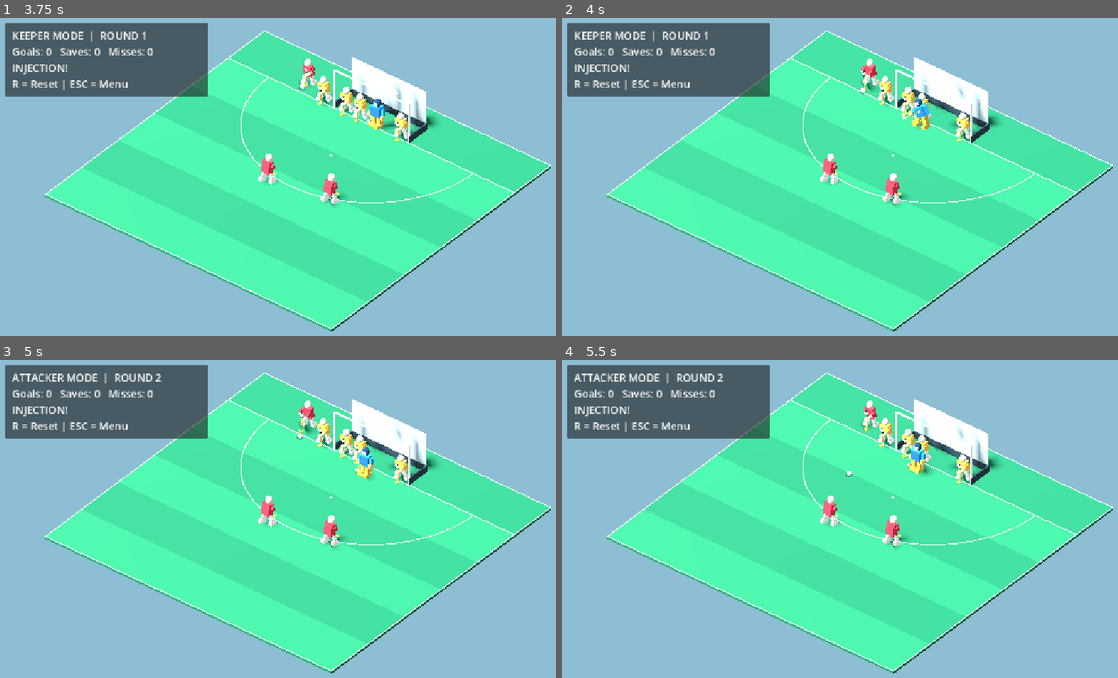
Above: before the commit, frames 1-4 (two rows, left to right).
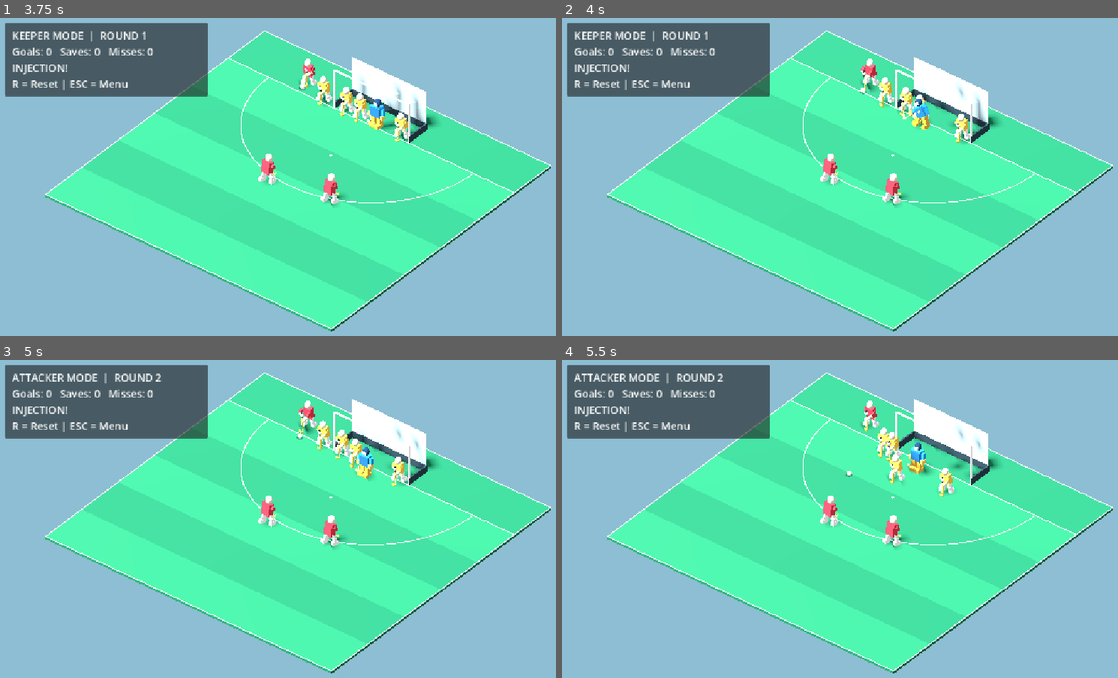
Above: after the commit, the same moments.

Repository: affarf/penalty-corner-challenge-3d
Game: Godot game, scene res://scenes/main_3d.tscn
Same seed, same stepped clock (60 frames per second), same inputs: the game is played once before the commit and once after it.
Inputs:
- Up to frame 1 (3.75 s): tap Enter at 0.5, 2, 3.5 s; hold D (move_right) 0.53-1.28 s; tap R at 0.6, 2.3, 2.85 s; tap Space at 0.77, 1.07, 1.25, 1.52, 1.55, 1.82, 2.1, 2.75, 3.02, 3.32 s; tap E at 0.8, 1.35, 3.05 s; hold S (move_down) 1.28-2.03 s; hold D (move_right) 2.03-2.78 s; hold W (move_up) 2.78-3.53 s; hold A (move_left) from 3.53 s (still down); tap 1 at 3.6 s
- Up to frame 2 (4 s): keep holding A (move_left); tap Space at 3.77, 3.8 s
- Up to frame 3 (5 s): keep holding A (move_left); tap Space at 4.07, 4.52, 4.82 s; tap Escape at 4.15 s; tap 2 at 4.35 s; tap R at 4.55 s
- Up to frame 4 (5.5 s): release A (move_left) at 5.03 s; hold S (move_down) from 5.03 s (still down); tap E at 5.1 s

Frame 1 is identical in both runs. In frame 2, 0.5% of the frame differs, in the area x 56-76%, y 18-40%; in frame 3, 0.9%; in frame 4, 1.4%, in the area x 56-77%, y 18-43%.

Commit message:
Add shot release animations and defensive runner movement

Diff:
--- /dev/null
+++ b/scripts/ai/defender_rush_3d.gd
@@ -0,0 +1,91 @@
+
+extends Node
+
+@export var rush_speed: float = 6.0
+@export var support_speed: float = 4.0
+
+var defenders: Array[Node3D] = []
+var starting_positions: Array[Vector3] = []
+var target_positions: Array[Vector3] = []
+var active: bool = false
+
+
+func setup(players: Array[Node3D]) -> void:
+	defenders = players
+	starting_positions.clear()
+	target_positions.clear()
+
+	for defender in defenders:
+		starting_positions.append(defender.position)
+		target_positions.append(defender.position)
+
+
+func reset_runners() -> void:
+	active = false
+
+	for i in range(defenders.size()):
+		defenders[i].position = starting_positions[i]
+
+
+func release() -> void:
+	if defenders.size() != 4:
+		return
+
+	active = true
+	target_positions.clear()
+
+	# Temporary balanced defensive pattern:
+	# first runner pressures the stopper,
+	# second runner supports,
+	# remaining defenders protect the D.
+
+	target_positions.append(
+		starting_positions[0]
+		+ Vector3(0.0, 0.0, 5.5)
+	)
+
+	target_positions.append(
+		starting_positions[1]
+		+ Vector3(0.0, 0.0, 3.5)
+	)
+
+	target_positions.append(
+		starting_positions[2]
+		+ Vector3(-0.8, 0.0, 1.2)
+	)
+
+	target_positions.append(
+		starting_positions[3]
+		+ Vector3(0.8, 0.0, 1.2)
+	)
+
+
+func stop_runners() -> void:
+	active = false
+
+
+func _physics_process(delta: float) -> void:
+	if not active:
+		return
+
+	var all_arrived := true
+
+	for i in range(defenders.size()):
+		var defender: Node3D = defenders[i]
+		var target: Vector3 = target_positions[i]
+
+		var speed: float = support_speed
+
+		if i == 0:
+			speed = rush_speed
+
+		defender.position = defender.position.move_toward(
+			target,
+			speed * delta
+		)
+
+		if defender.position.distance_to(target) > 0.05:
+			all_arrived = false
+
+	if all_arrived:
+		active = false
--- a/scripts/game/corner_sequence.gd
+++ b/scripts/game/corner_sequence.gd
@@ -13,6 +13,7 @@
 const ShotResolver = preload(
 	"res://scripts/game/shot_resolver.gd"
 )
+signal injection_released
 
 enum Phase {
 	IDLE,
@@ -68,6 +69,7 @@
 	shooter = shooter_node
 	goalkeeper = keeper_node
 
+	shooter.hockey_contact.connect(_on_shooter_contact)
 	injector.hockey_contact.connect(_on_injector_contact)
 	stopper.hockey_contact.connect(_on_stopper_contact)
 	ball.movement_finished.connect(_on_ball_finished)
@@ -158,54 +160,25 @@
 		)
 
 
+
 func request_shot(aerial: bool) -> void:
 	if phase != Phase.READY_TO_SHOOT:
 		return
 
 	phase = Phase.SHOOTING
-	shot_start = ball.position
-
-	var back_z: float = (
-		goal_z - goal_depth
-		+ ball.ball_radius + 0.05
-	)
-
-	shot_destination = Vector3(
-		aim_x, 0.0, back_z
-	)
 
 	shot_height = (
 		ball.aerial_height if aerial else 0.0
 	)
 
-	var expected_result: String = ShotResolver.check_goal(
-		shot_start,
-		shot_destination,
-		shot_height,
-		ball.ball_radius,
-		goal_z,
-		goal_width,
-		goal_height
-	)
-
-	ball.move_to(
-		shot_destination,
-		ball.shot_speed,
-		shot_height,
-		expected_result == "GOAL!"
-	)
-
-	if not automatic_attack:
-		goalkeeper_ai.start_shot(
-			shot_start,
-			shot_destination,
-			goalkeeper,
-			aerial
-		)
-
 	status_changed.emit(
-		"AERIAL SHOT!" if aerial else "LOW SHOT!"
-	)
+		"DRAG FLICK WINDUP!"
+		if aerial else "SHOT WINDUP!"
+	)
+
+	# Animate first. The ball moves on contact.
+	shooter.play_hockey_action("shoot")
+
 
 
 func run_automatic_action() -> void:
@@ -239,6 +212,8 @@
 		injection_speed,
 		0.0
 	)
+
+	injection_released.emit()
 
 
 func _on_stopper_contact(action: String) -> void:
@@ -338,3 +313,60 @@
 	phase = Phase.FINISHED
 	action_timer = 0.0
 	corner_finished.emit(result)
+
+
+func _on_shooter_contact(action: String) -> void:
+	if action != "shoot":
+		return
+
+	if phase != Phase.SHOOTING:
+		return
+
+	# Prevent another contact from launching a second shot.
+	if ball.moving:
+		return
+
+	shot_start = ball.position
+
+	var back_z: float = (
+		goal_z
+		- goal_depth
+		+ ball.ball_radius
+		+ 0.05
+	)
+
+	shot_destination = Vector3(
+		aim_x,
+		0.0,
+		back_z
+	)
+
+	var expected_result: String = ShotResolver.check_goal(
+		shot_start,
+		shot_destination,
+		shot_height,
+		ball.ball_radius,
+		goal_z,
+		goal_width,
+		goal_height
+	)
+
+	ball.move_to(
+		shot_destination,
+		ball.shot_speed,
+		shot_height,
+		expected_result == "GOAL!"
+	)
+
+	if not automatic_attack:
+		goalkeeper_ai.start_shot(
+			shot_start,
+			shot_destination,
+			goalkeeper,
+			shot_height > 0.0
+		)
+
+	status_changed.emit(
+		"AERIAL SHOT!"
+		if shot_height > 0.0 else "LOW SHOT!"
+	)
--- a/scripts/game/practice_manager.gd
+++ b/scripts/game/practice_manager.gd
@@ -8,6 +8,10 @@
 	"res://scripts/game/practice_hud.gd"
 )
 
+const DefenderRush = preload(
+	"res://scripts/ai/defender_rush_3d.gd"
+)
+
 enum GameMode {
 	MENU,
 	KEEPER,
@@ -36,7 +40,7 @@
 
 var sequence
 var hud
-
+var defender_rush
 var game_mode: GameMode = GameMode.MENU
 var round_number: int = 0
 
@@ -68,6 +72,25 @@
 	sequence.status_changed.connect(set_status)
 	sequence.corner_finished.connect(_on_corner_finished)
 
+
+	defender_rush = DefenderRush.new()
+	defender_rush.name = "DefenderRush"
+	add_child(defender_rush)
+
+	var defenders: Array[Node3D] = [
+		get_parent().get_node("Defender1"),
+		get_parent().get_node("Defender2"),
+		get_parent().get_node("Defender3"),
+		get_parent().get_node("Defender4")
+	]
+
+	defender_rush.setup(defenders)
+
+	sequence.injection_released.connect(
+		defender_rush.release
+	)
+
+
 	show_menu()
 
 
@@ -143,6 +166,7 @@
 	round_timer = 0.0
 
 	sequence.cancel()
+	defender_rush.reset_runners()
 	goalkeeper.player_controlled = false
 	goalkeeper.reset_keeper()
 
@@ -177,6 +201,8 @@
 	sequence.ai_shot_delay = ai_shot_delay
 	sequence.save_depth = keeper_save_depth
 
+	defender_rush.reset_runners()
+
 	sequence.start_corner(
 		game_mode == GameMode.KEEPER
 	)
@@ -185,6 +211,7 @@
 
 
 func _on_corner_finished(result: String) -> void:
+	defender_rush.stop_runners()
 	match result:
 		"GOAL!":
 			goals += 1
--- a/scripts/players/player_animation_3d.gd
+++ b/scripts/players/player_animation_3d.gd
@@ -34,6 +34,9 @@
 		"pass":
 			animate_pass()
 
+		"shoot":
+			animate_shot()
+
 
 func animate_injection() -> void:
 	# Prepare the stick behind the ball.
@@ -138,3 +141,71 @@
 		0.0,
 		0.23
 	)
+
+
+func animate_shot() -> void:
+	# Preparation: lower the stick and draw it back.
+	current_tween.tween_property(
+		action_rig,
+		"position",
+		Vector3(0.0, -0.12, -0.22),
+		0.22
+	)
+
+	current_tween.parallel().tween_property(
+		action_rig,
+		"rotation:y",
+		-0.35,
+		0.22
+	)
+
+	# Forward acceleration through the ball.
+	current_tween.tween_property(
+		action_rig,
+		"position",
+		Vector3(0.0, -0.06, 0.34),
+		0.14
+	)
+
+	current_tween.parallel().tween_property(
+		action_rig,
+		"rotation:y",
+		0.25,
+		0.14
+	)
+
+	# The ball leaves the stick here.
+	current_tween.tween_callback(
+		func() -> void:
+			contact.emit("shoot")
+	)
+
+	# Follow-through.
+	current_tween.tween_property(
+		action_rig,
+		"position",
+		Vector3(0.0, 0.16, 0.46),
+		0.16
+	)
+
+	current_tween.parallel().tween_property(
+		action_rig,
+		"rotation:y",
+		0.48,
+		0.16
+	)
+
+	# Return to the ready stance.
+	current_tween.tween_property(
+		action_rig,
+		"position",
+		Vector3.ZERO,
+		0.24
+	)
+
+	current_tween.parallel().tween_property(
+		action_rig,
+		"rotation:y",
+		0.0,
+		0.24
+	)
Not shown, added: scripts/ai/defender_rush_3d.gd.uid
